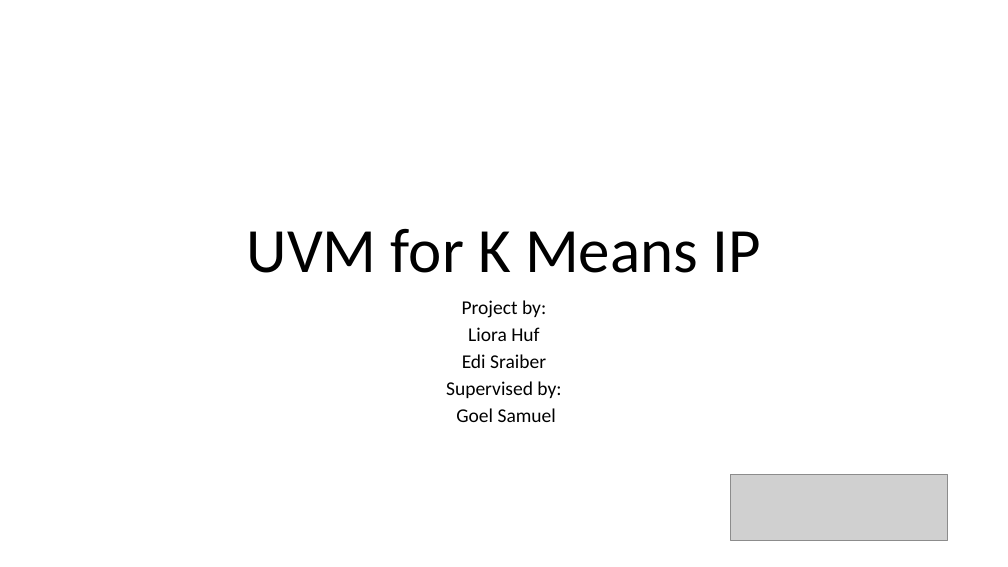
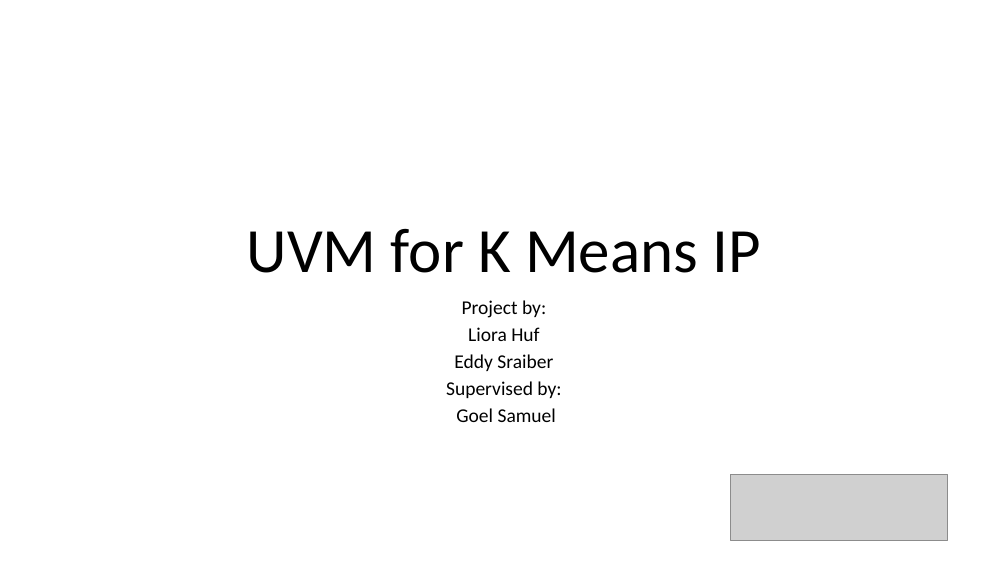
Before and after one commit to liotahuf/UVM_project, a slide deck: slide 1 of Final presentation.pptx. Drawn at 1008x567 pixels with LibreOffice and Linux fonts; fonts in the diff are those of the drawing; grey boxes stand for pictures. Boxes give left, top, right and bottom in pixels: in the first picture for what was removed or moved away, otherwise in the second. Text is boxed around its words. In the diff, an @@ line names an element or a change of style, - is before the commit and + after.

```diff
--- a/Final presentation.pptx
+++ b/Final presentation.pptx
@@ subtitle at (454,354,553,371): text changed @@
-Edi Sraiber
+Eddy Sraiber
```
Also in this commit, not shown: 1 other slide changed.
